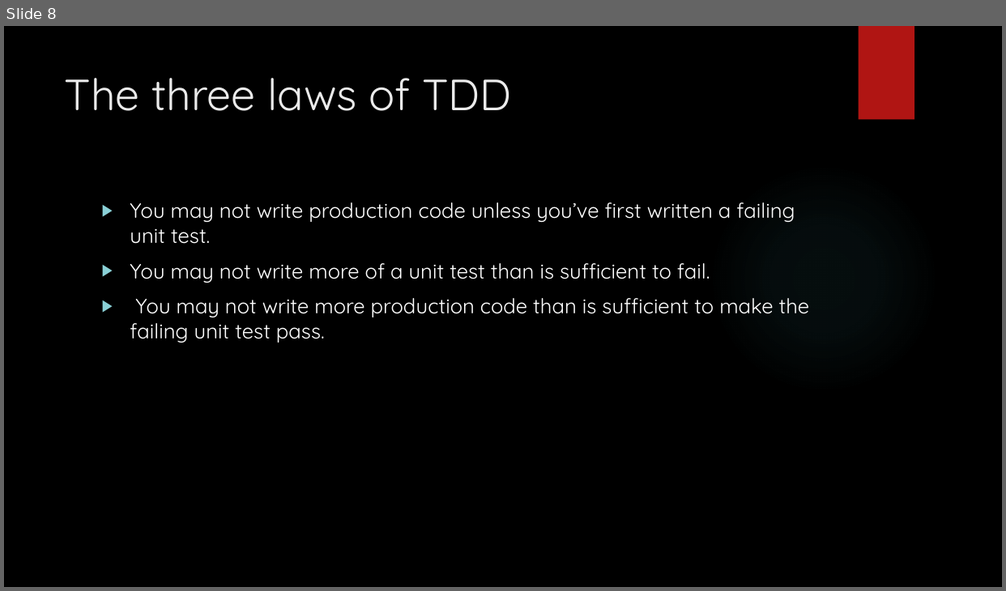
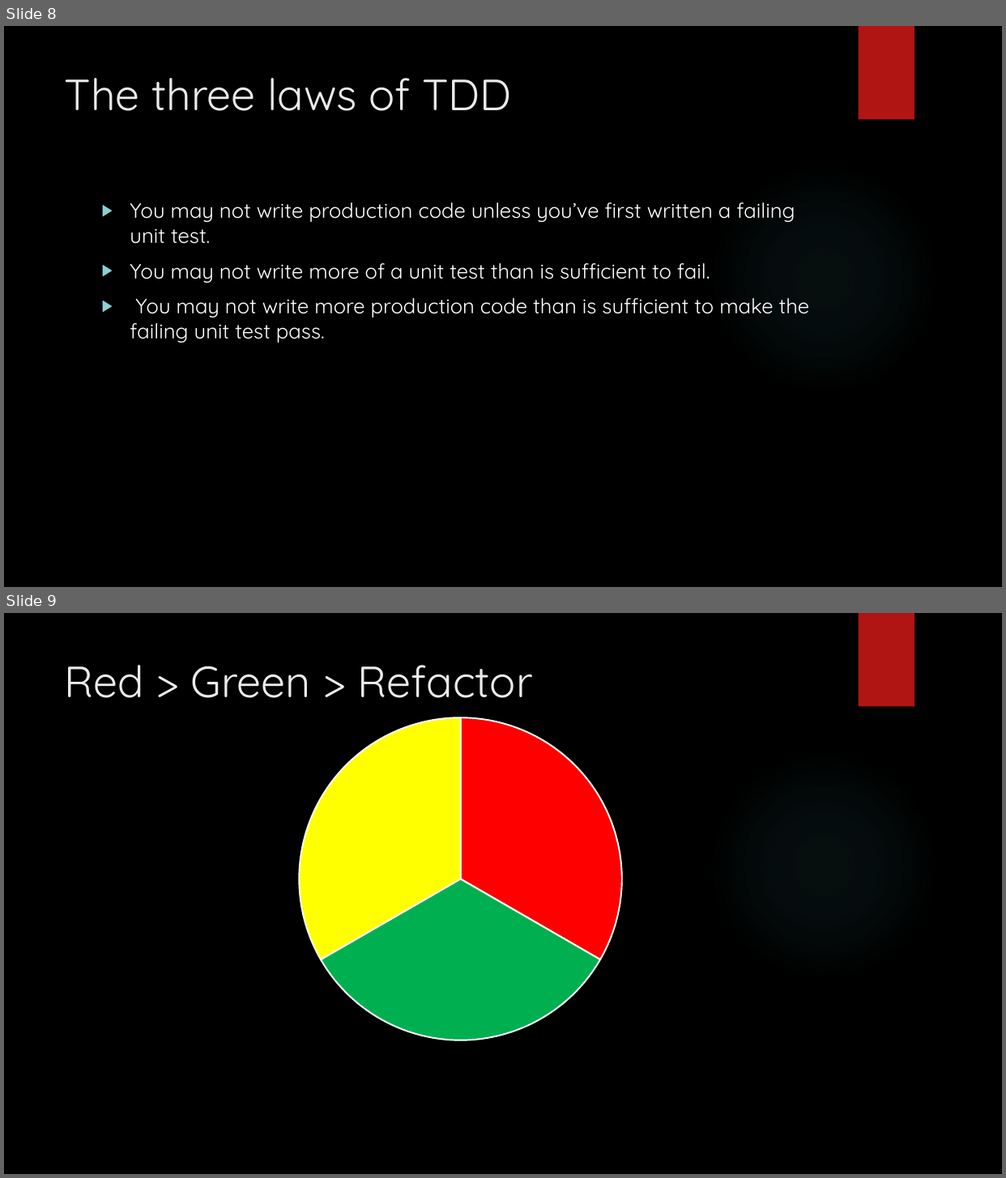
Before and after one commit to chan4lk/k-talk, a slide deck: Deck/tdd_ktalk.pptx. Shown one above the other, each under a label of ours: slide 8 before the commit, slides 8 and 9 after it. The pictures are 1006x591 and 1006x1178 pixels, drawn with LibreOffice and Linux fonts; fonts in the diff are those of the drawing; background and template pictures are left out. Boxes give left, top, right and bottom in pixels: in the first picture for what was removed or moved away, otherwise in the second. Text is boxed around its words. In the diff, an @@ line names an element or a change of style, - is before the commit and + after.

Commit message:
ppt updated

```diff
--- a/Deck/tdd_ktalk.pptx
+++ b/Deck/tdd_ktalk.pptx
@@ slide 9 added at [4,613,1002,1174], background picture (left out); not listed: 2 template elements that a slide beside it also shows @@
@@ title added at [65,665,533,698], 42 pt, text #EBEBEB @@
+Red > Green > Refactor
@@ pie chart added at [95,707,827,1051] @@
+categories: 1, 2, 3
+Series 1: 33, 33, 33
```
Also in this commit, not shown: 1 other slide added, 1 slide removed.
